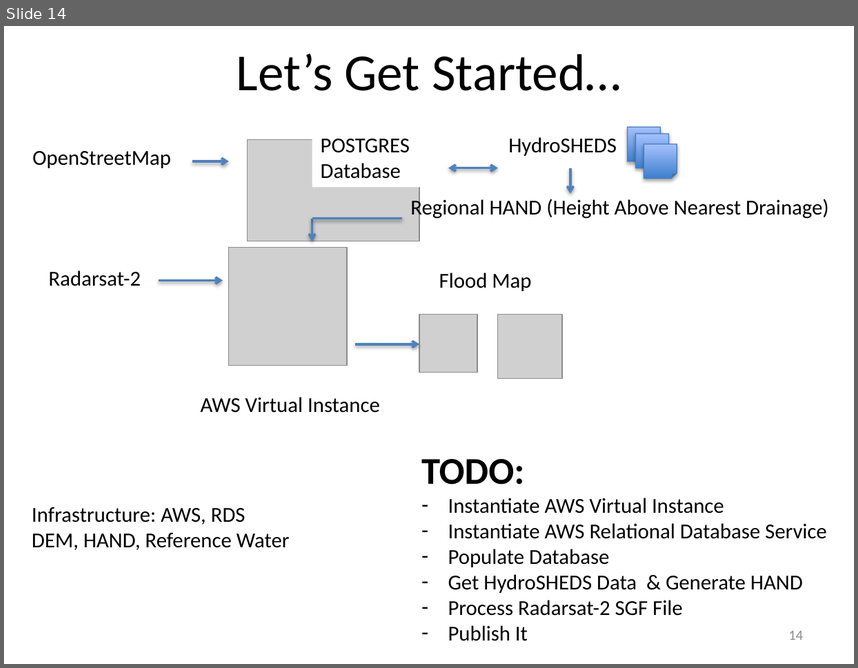
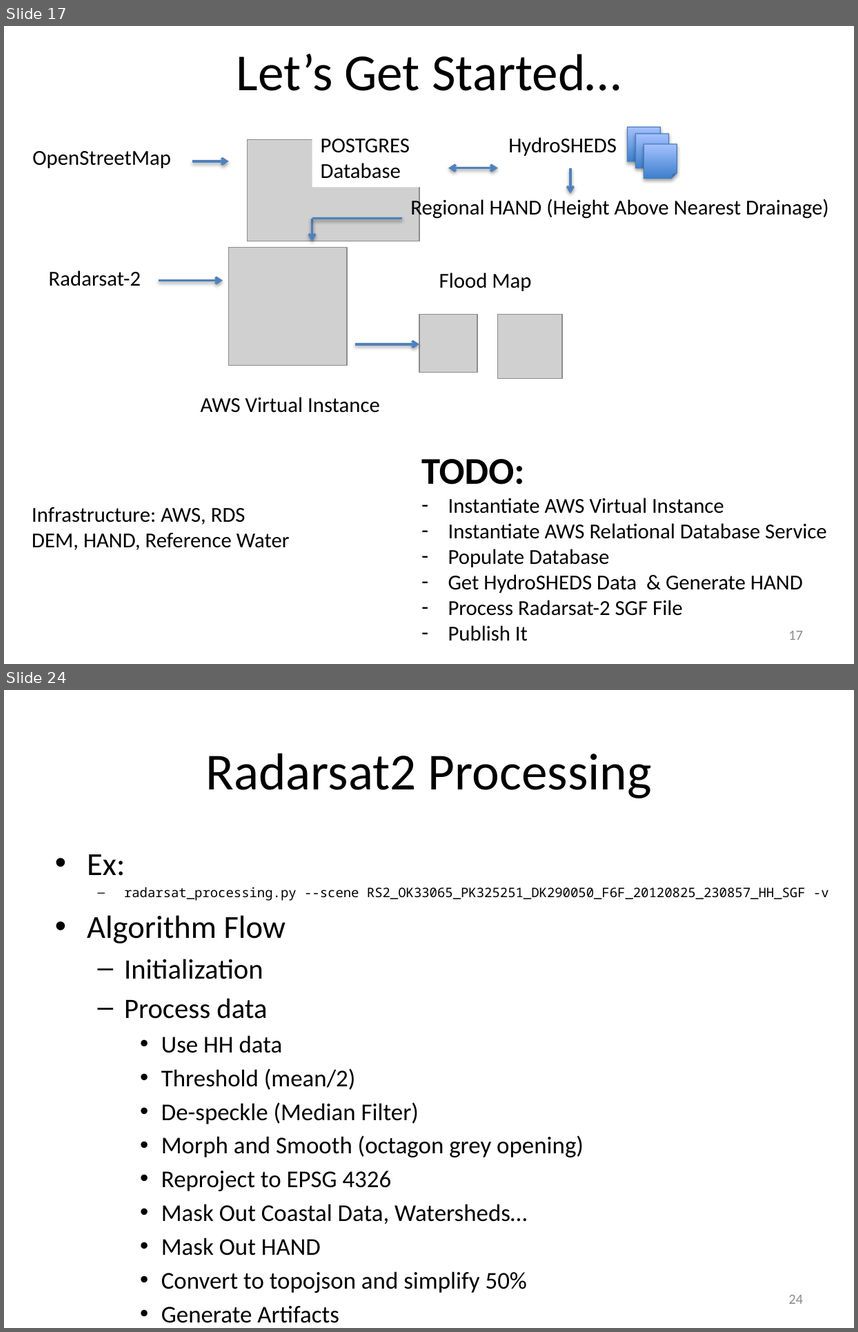
Before and after one commit to vightel/FloodMapsWorkshop, a slide deck: FloodMappingWorkshop.pptx. Shown one above the other, each under a label of ours: slide 14 before the commit, slides 17 and 24 after it; the slides between them are not shown. The pictures are 858x668 and 858x1332 pixels, drawn with LibreOffice and Linux fonts; fonts in the diff are those of the drawing; grey boxes stand for pictures. Boxes give left, top, right and bottom in pixels: in the first picture for what was removed or moved away, otherwise in the second. Text is boxed around its words. In the diff, an @@ line names an element or a change of style, - is before the commit and + after.

```diff
--- a/FloodMappingWorkshop.pptx
+++ b/FloodMappingWorkshop.pptx
@@ slide 24 added at (4,690,854,1328), background #FFFFFF @@
@@ title added at (205,753,652,798), 44 pt, text #000000 @@
+Radarsat2 Processing
@@ text added at (87,854,829,1323), 20.4 pt, text #000000 @@
+• Ex:
+  – radarsat_processing.py --scene RS2_OK33065_PK325251_DK290050_F6F_20120825_230857_HH_SGF -v
+• Algorithm Flow
+  – Initialization
+  – Process data
+    • Use HH data
+    • Threshold (mean/2)
+    • De-speckle (Median Filter)
+    • Morph and Smooth (octagon grey opening)
+    • Reproject to EPSG 4326
+    • Mask Out Coastal Data, Watersheds…
+    • Mask Out HAND
+    • Convert to topojson and simplify 50%
+    • Generate Artifacts
@@ page number added at (789,1294,803,1303), 12 pt, text #8C8C8C @@
+24
@@ what was slide 14 is now slide 17 @@
@@ page number at (789,630,803,639): text changed @@
-14
+17
```
Also in this commit, not shown: 1 slide changed, 18 other slides added, 10 other files.
